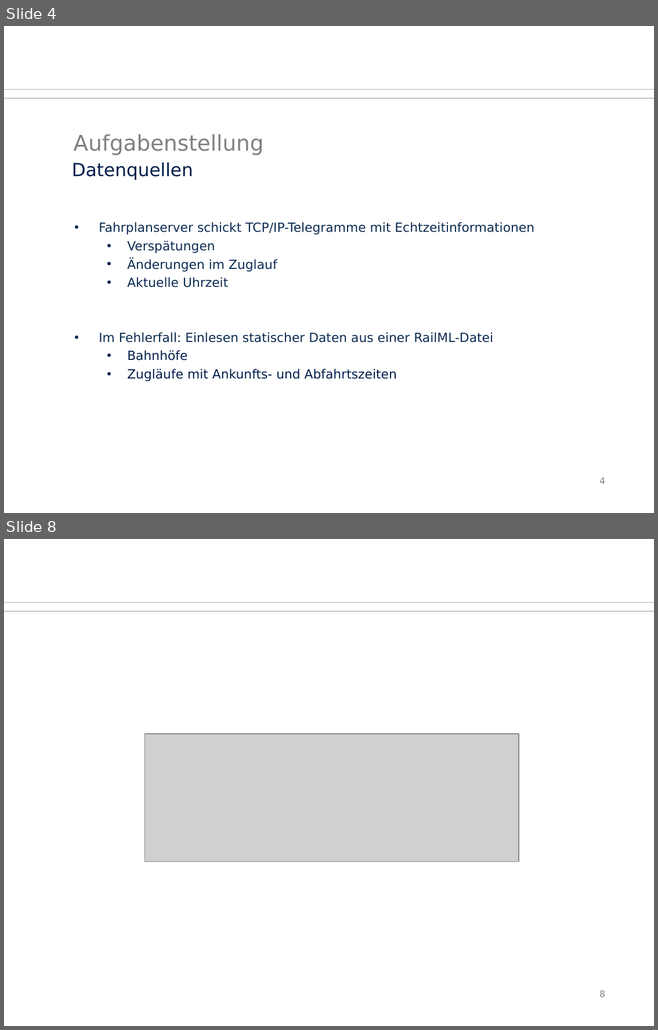
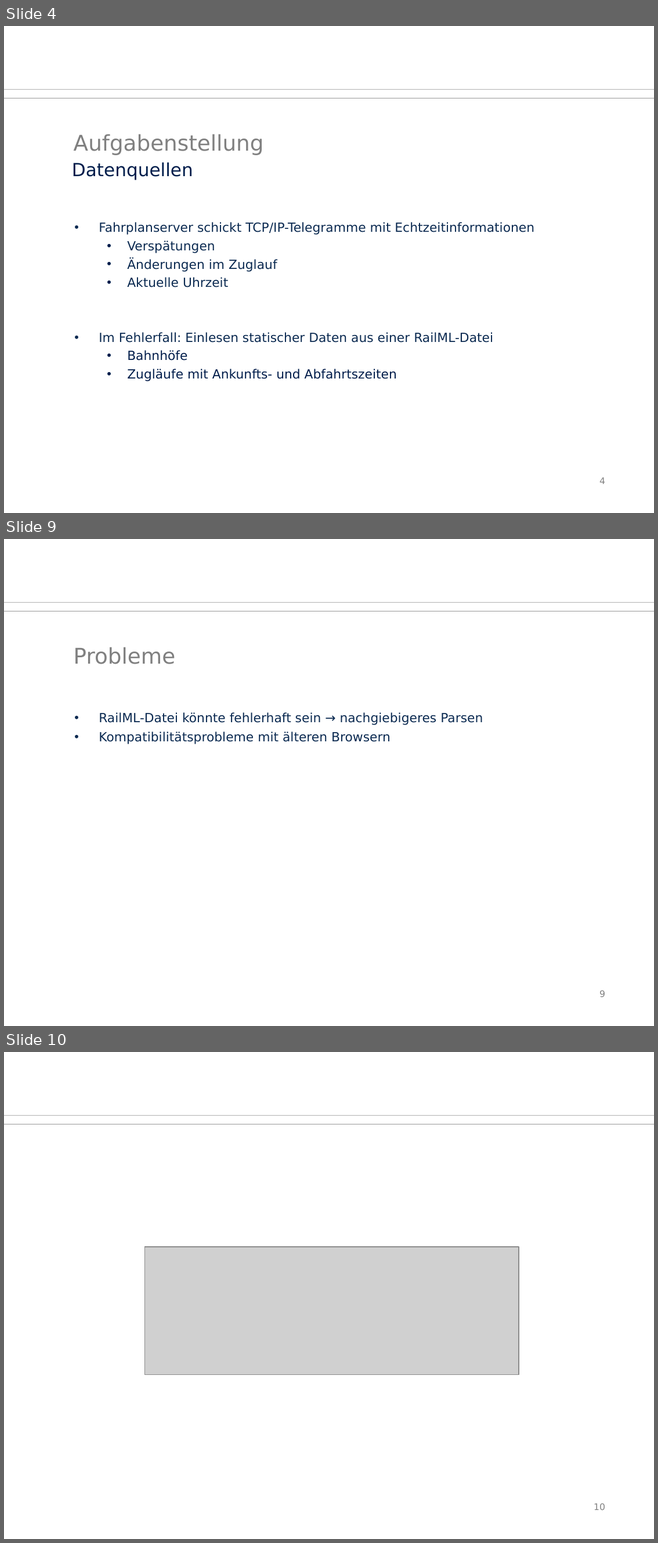
Before and after one commit to Juu98/fahrgastinformationssystem, a slide deck: organisation/zwischenpraesentation.odp. Shown one above the other, each under a label of ours: slides 4 and 8 before the commit, slides 4, 9 and 10 after it; the slides between them are not shown. The pictures are 658x1030 and 658x1543 pixels, drawn with LibreOffice and Linux fonts; fonts in the diff are those of the drawing; grey boxes stand for pictures; background and template pictures are left out. Boxes give left, top, right and bottom in pixels: in the first picture for what was removed or moved away, otherwise in the second. Text is boxed around its words. In the diff, an @@ line names an element or a change of style, - is before the commit and + after.

```diff
--- a/organisation/zwischenpraesentation.odp
+++ b/organisation/zwischenpraesentation.odp
@@ slide 9 added at box(4, 539, 654, 1026), background #FFFFFF; not listed: 2 template elements that a slide beside it also shows @@
@@ title added at box(74, 647, 176, 664), 24 pt, text #808080 @@
+Probleme
@@ text added at box(99, 712, 482, 744), 14 pt, text #0B2A51 @@
+• RailML-Datei könnte fehlerhaft sein → nachgiebigeres Parsen
+• Kompatibilitätsprobleme mit älteren Browsern
@@ page number added at box(599, 990, 605, 997), 10 pt, text #808080 @@
+9
@@ what was slide 8 is now slide 10 @@
@@ page number at box(593, 1503, 605, 1510): text changed @@
-8
+10
```
Also in this commit, not shown: 4 other slides added, 3 slides removed.
